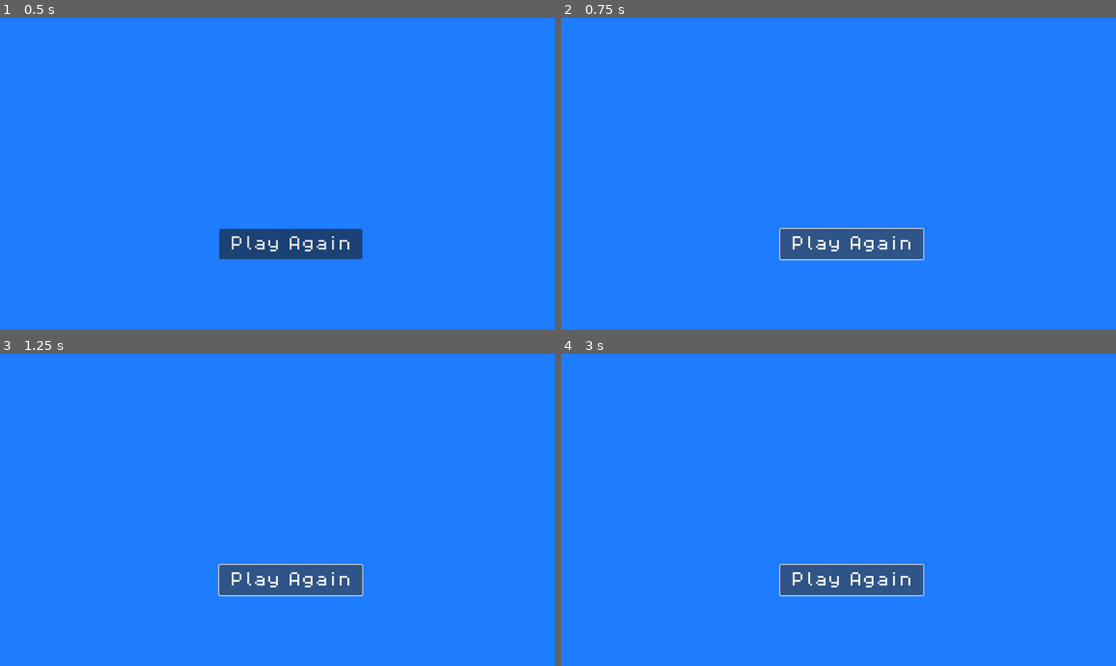
Above: before the commit, frames 1-4 (two rows, left to right).
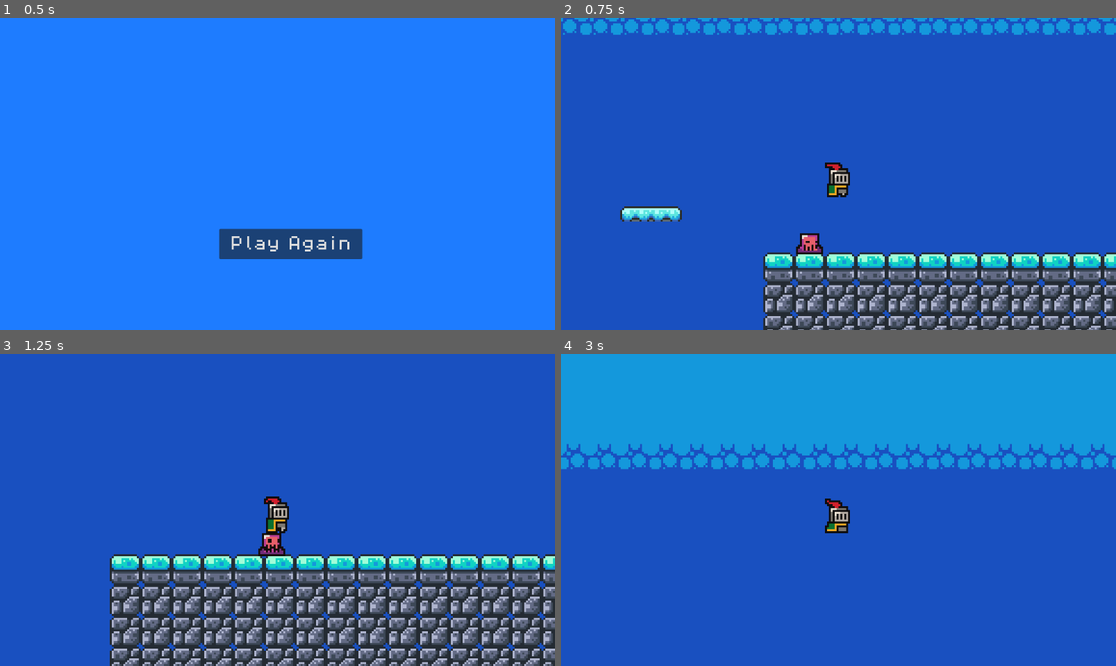
Above: after the commit, the same moments.

Repository: mproyyan/coin-hunter
Game: Godot game, scene res://scenes/end_screen.tscn
Two runs of this game, one before a commit and one after it. Both use one fixed random seed, a clock stepped at 60 frames per second and the inputs below. This scene is started directly instead of the project's main scene.
Inputs (mouse positions are in pixels of both pictures, inside the frame that each line leads up to):
- Up to frame 1 (0.5 s): no input
- Up to frame 2 (0.75 s): click "Play Again" at 0.5 s
- Up to frame 3 (1.25 s): no input
- Up to frame 4 (3 s): click (849, 578) at 1.25 s, where only the run before the commit has a clickable "Play Again"; click (849, 578) at 2 s, where only the run before the commit has a clickable "Play Again"; tap Enter (ui_accept) at 2.75 s; hold Right (ui_right) from 2.78 s (still down); tap R (rollin) at 2.85 s

Frame 1 is identical in both runs. In frame 2, 100% of the frame differs, in the area x 0-100%, y 0-100%; in frame 3, 100%; in frame 4, 100%.

Commit message:
Reset game after click play again button

Diff:
--- a/scripts/end_screen.gd
+++ b/scripts/end_screen.gd
@@ -1,4 +1,8 @@
 extends CanvasLayer
 
 func _on_play_again_button_pressed() -> void:
-	pass # Replace with function body.
+	Global.player_alive = true
+	Global.player_health = 100
+	Global.player_current_rollin = false
+	Global.can_play_frostbite_animation = false
+	get_tree().change_scene_to_file("res://scenes/game.tscn")
